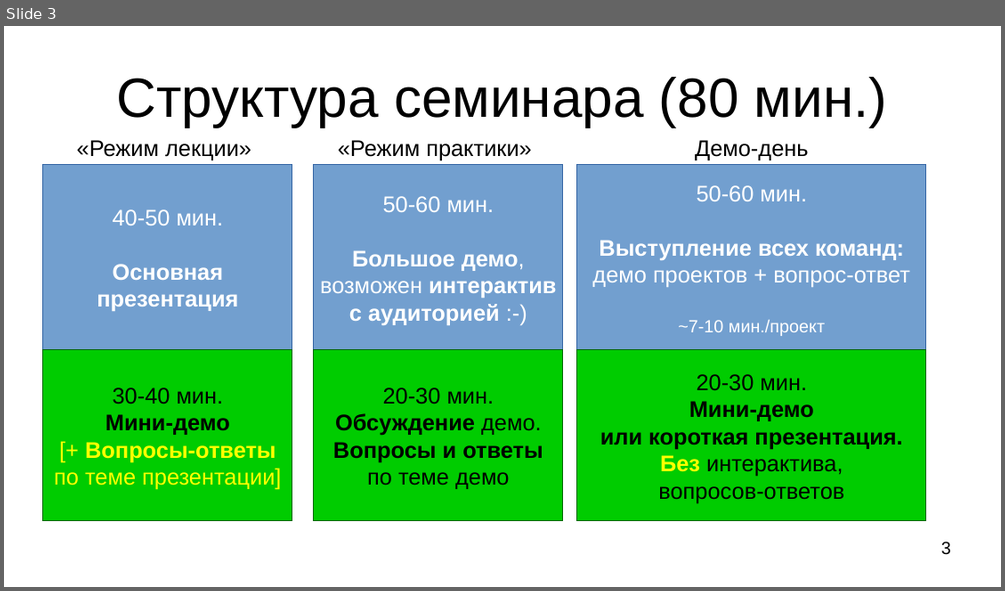
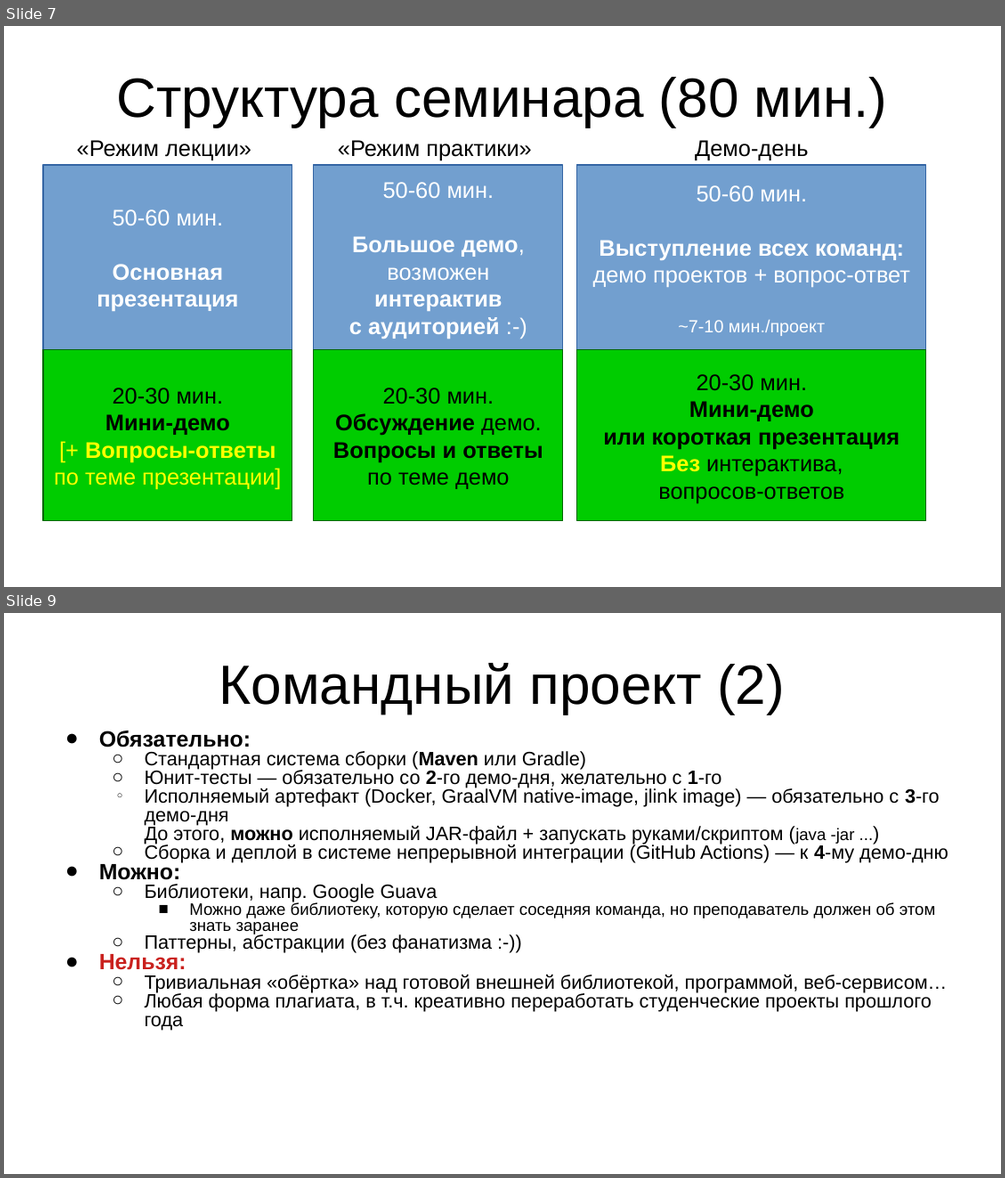
Before and after one commit to nvamelichev/hse-java-spring-2022, a slide deck: intro.odp. Shown one above the other, each under a label of ours: slide 3 before the commit, slides 7 and 9 after it; the slides between them are not shown. The pictures are 1005x591 and 1005x1178 pixels, drawn with LibreOffice and Linux fonts; fonts in the diff are those of the drawing. Boxes give left, top, right and bottom in pixels: in the first picture for what was removed or moved away, otherwise in the second. Text is boxed around its words. In the diff, an @@ line names an element or a change of style, - is before the commit and + after.

```diff
--- a/intro.odp
+++ b/intro.odp
@@ slide 9 added at (x1=4, y1=613, x2=1001, y2=1174), background #FFFFFF @@
@@ text added at (x1=219, y1=663, x2=785, y2=714), 44 pt, text #000000 @@
+Командный проект (2)
@@ text added at (x1=99, y1=730, x2=948, y2=1030), 15.4 pt, text #000000 @@
+● Обязательно:
+  ○ Стандартная система сборки (Maven или Gradle)
+  ○ Юнит-тесты — обязательно со 2-го демо-дня, желательно с 1-го
+  ○ Исполняемый артефакт (Docker, GraalVM native-image, jlink image) — обязательно с 3-го демо-дня
+    До этого, можно исполняемый JAR-файл + запускать руками/скриптом (java -jar ...)
+  ○ Сборка и деплой в системе непрерывной интеграции (GitHub Actions) — к 4-му демо-дню
+● Можно:
+  ○ Библиотеки, напр. Google Guava
+    ■ Можно даже библиотеку, которую сделает соседняя команда, но преподаватель должен об этом знать заранее
+  ○ Паттерны, абстракции (без фанатизма :-))
+● Нельзя:
+  ○ Тривиальная «обёртка» над готовой внешней библиотекой, программой, веб-сервисом…
+  ○ Любая форма плагиата, в т.ч. креативно переработать студенческие проекты прошлого года
@@ what was slide 3 is now slide 7 @@
@@ slide 7 changed as well @@
@@ rectangle "50-60 мин." at (x1=43, y1=166, x2=292, y2=351): outline #3465A4 0 pt to #3465A4 0.74 pt @@
@@ rectangle "50-60 мин." at (x1=315, y1=166, x2=564, y2=351): outline #3465A4 0 pt to #3465A4 0.74 pt @@
@@ text in rectangle at (x1=113, y1=209, x2=224, y2=225): text changed @@
-40-50 мин.
+50-60 мин.
@@ rectangle "20-30 мин. Мини-демо [+ Вопросы-ответы ..." at (x1=43, y1=350, x2=292, y2=521): outline #006600 0 pt to #006600 0.74 pt @@
@@ rectangle "20-30 мин." at (x1=577, y1=350, x2=927, y2=521): outline #006600 0 pt to #006600 0.74 pt @@
@@ text in rectangle at (x1=54, y1=387, x2=281, y2=490): text changed @@
-30-40 мин.
-Мини-демо
-[+ Вопросы-ответы
-по теме презентации]
+20-30 мин.
+Мини-демо
+[+ Вопросы-ответы
+по теме презентации]
@@ text in rectangle at (x1=603, y1=432, x2=899, y2=503): text changed @@
-или короткая презентация.
-Без интерактива,
-вопросов-ответов
+или короткая презентация
+Без интерактива,
+вопросов-ответов
@@ page number removed at (x1=941, y1=541, x2=951, y2=555) @@
-3
```
Also in this commit, not shown: 3 other slides changed, 5 other slides added, 2 slides removed, 1 other file.
